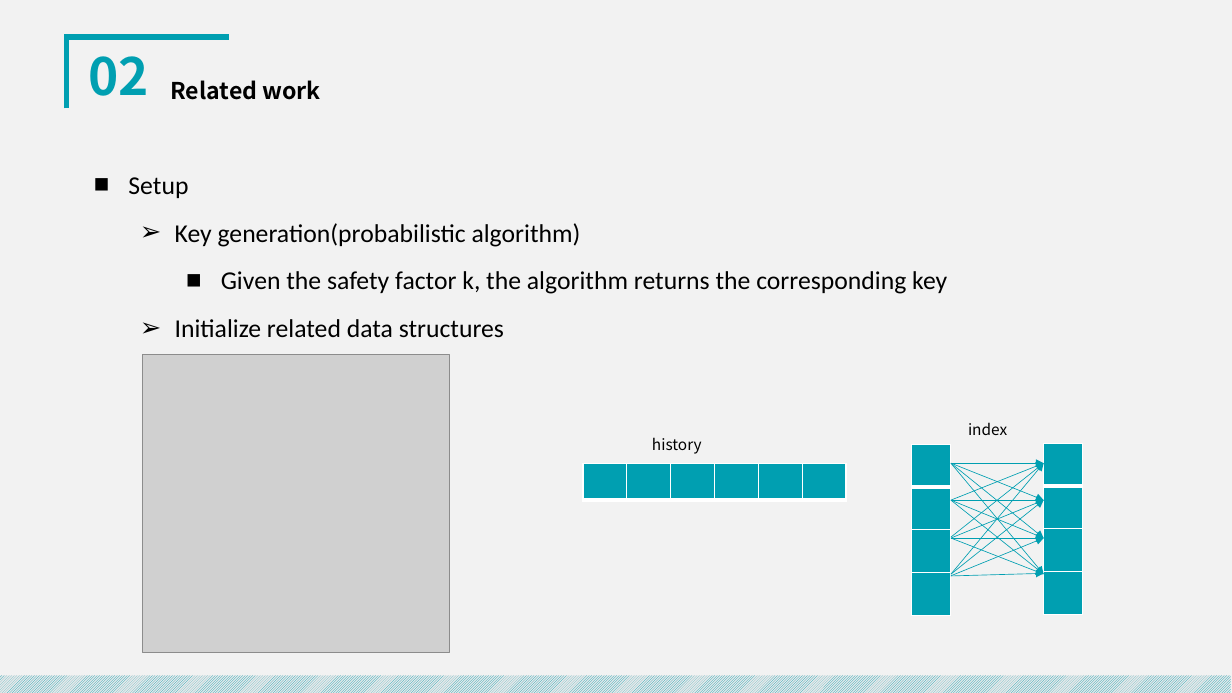
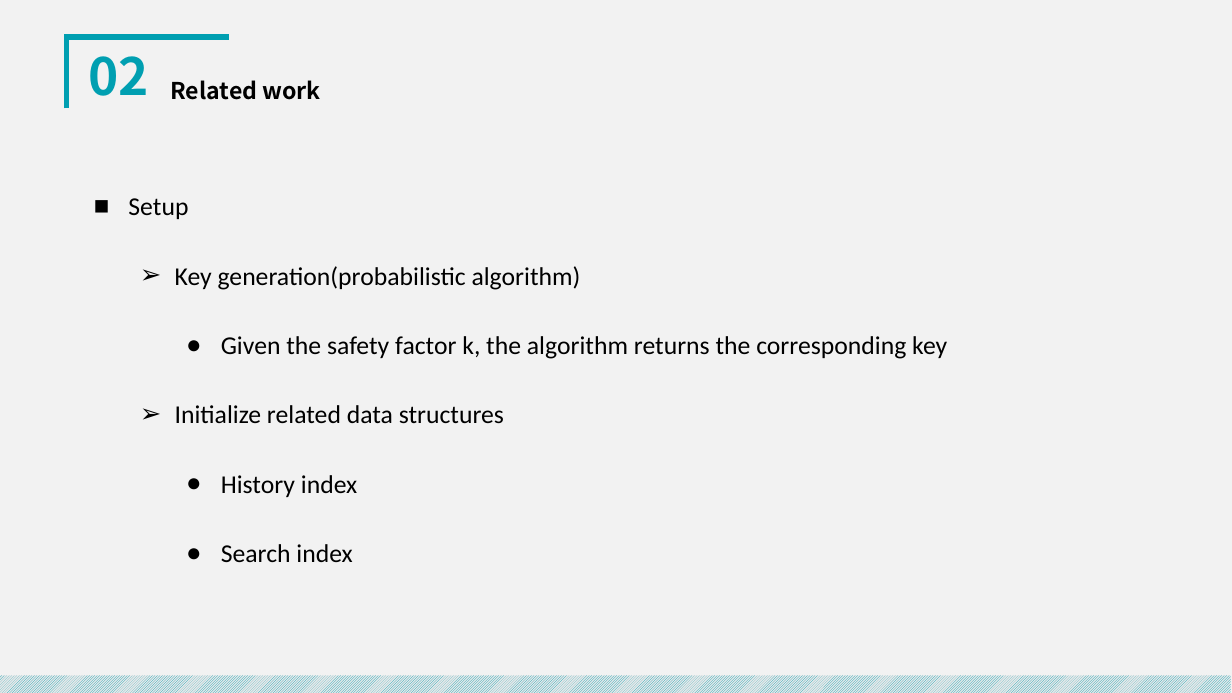
Before and after one commit to royalvald/MediumTest, a slide deck: slide 10 of 开题/中期答辩.pptx. Drawn at 1232x693 pixels with LibreOffice and Linux fonts; fonts in the diff are those of the drawing; grey boxes stand for pictures. Boxes give left, top, right and bottom in pixels: in the first picture for what was removed or moved away, otherwise in the second. Text is boxed around its words. In the diff, an @@ line names an element or a change of style, - is before the commit and + after.

```diff
--- a/开题/中期答辩.pptx
+++ b/开题/中期答辩.pptx
@@ text at [128, 198, 947, 424]: line spacing 1.3 to 2; bullet ■ to ● @@
@@ picture removed at [142, 354, 449, 653] @@
@@ text removed at [652, 437, 702, 454] @@
-history
@@ table removed at [912, 445, 951, 594], 4 rows, 1 columns @@
-
-
-
-
@@ text removed at [968, 422, 1007, 435] @@
-index
@@ table removed at [1044, 444, 1083, 593], 4 rows, 1 columns @@
-
-
-
-
@@ text at [221, 475, 357, 562]: paragraphs added @@
+    ● History index
+    ● Search index
@@ table removed at [583, 463, 844, 500], 1 rows, 6 columns @@
- |  |  |  |  | 
@@ arrow removed from (951, 463) to (1044, 463) @@
@@ arrow removed from (951, 463) to (1044, 500) @@
@@ arrow removed from (951, 463) to (1044, 538) @@
@@ arrow removed from (951, 463) to (1044, 574) @@
@@ arrow removed from (951, 500) to (1044, 463) @@
@@ arrow removed from (951, 537) to (1044, 463) @@
@@ arrow removed from (951, 574) to (1044, 463) @@
@@ arrow removed from (951, 500) to (1044, 500) @@
@@ arrow removed from (951, 500) to (1044, 538) @@
@@ arrow removed from (951, 500) to (1044, 574) @@
@@ arrow removed from (951, 538) to (1044, 500) @@
@@ arrow removed from (951, 574) to (1044, 500) @@
@@ arrow removed from (951, 538) to (1044, 538) @@
@@ arrow removed from (951, 538) to (1044, 574) @@
@@ arrow removed from (951, 576) to (1044, 538) @@
@@ arrow removed from (951, 576) to (1044, 573) @@
```
Also in this commit, not shown: 12 other slides changed, 13 slides added, 17 slides removed, 2 other files.
